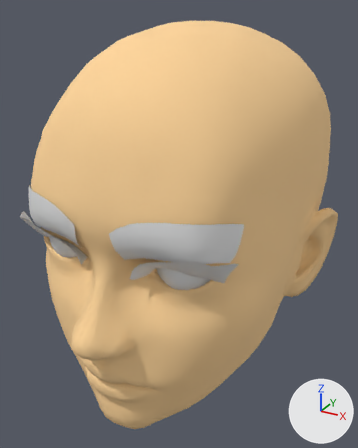
Renders of the glTF model Mesh/Parts/Head/FemaleHumanHead/FemaleHumanHead.glb from each side of a commit.
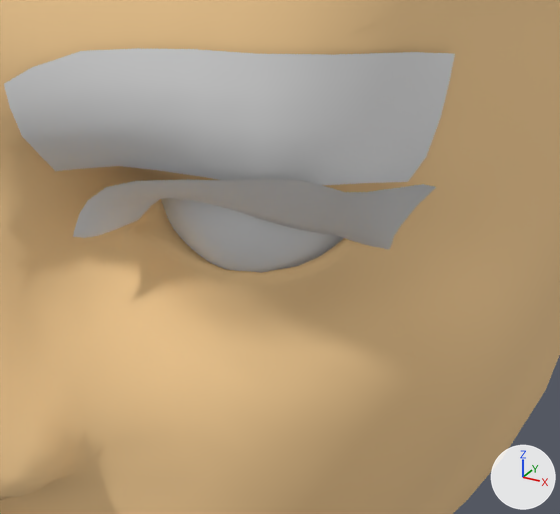
The first picture shows the older version from a 50 mm lens placed at (0.141, -0.288, 0.204), pointed at (-0.002, -0.027, 0.074). The close-ups show the older and then the newer version on the part from 30% to 77% of the width and 46% to 81% of the height of that picture. Only the edits that show in the close-ups are written down. Arrows for +X, +Y and +Z are at lower right; the lights stay in place. Vertices at exactly the same position are counted once.

The scene before the commit, as lines of its bpy script (objects in view):
```python
me_geo_head_sculpting_realistic_sclera_l_001 = bpy.data.meshes.new('GEO-head_sculpting_realistic.sclera.L.001')
me_geo_head_sculpting_realistic_sclera_l_001.from_pydata(...)  # 1092 vertices, 2176 faces; spans x -0.0554..0.0554, y -0.1039..-0.0655, z 0.0635..0.1022
# faces by material slot: [1088, 1088]
me_geo_head_sculpting_realistic_sclera_l_001.materials.append(mat_humaneye)  # white #e7e7e7
me_geo_head_sculpting_realistic_sclera_l_001.materials.append(mat_humaneyeright)  # white #e7e7e7
me_myhumanheadmesh = bpy.data.meshes.new('MyHumanHeadMesh')
me_myhumanheadmesh.from_pydata(...)  # 2807 vertices, 5532 faces; spans x -0.091..0.091, y -0.136..0.091, z -0.036..0.196
me_myhumanheadmesh.materials.append(mat_face)
me_retopoflow_006 = bpy.data.meshes.new('RetopoFlow.006')
me_retopoflow_006.from_pydata(...)  # 528 vertices, 840 faces; spans x -0.0673..0.0673, y -0.1127..-0.0911, z 0.0777..0.0975
me_retopoflow_006.materials.append(mat_eyelashes)
ob_eyelashes = bpy.data.objects.new('Eyelashes', me_retopoflow_006)
ob_eyelashes.location = (0.0, 0.0, 0.0)
ob_eyes = bpy.data.objects.new('Eyes', me_geo_head_sculpting_realistic_sclera_l_001)
ob_eyes.location = (0.0, 0.0, 0.0)
ob_myhumanhead = bpy.data.objects.new('MyHumanHead', me_myhumanheadmesh)
ob_myhumanhead.location = (0.0, 0.0, 0.0)
# also in view: 'EyeBrows' at (0.0, -0.101, 0.102)
```
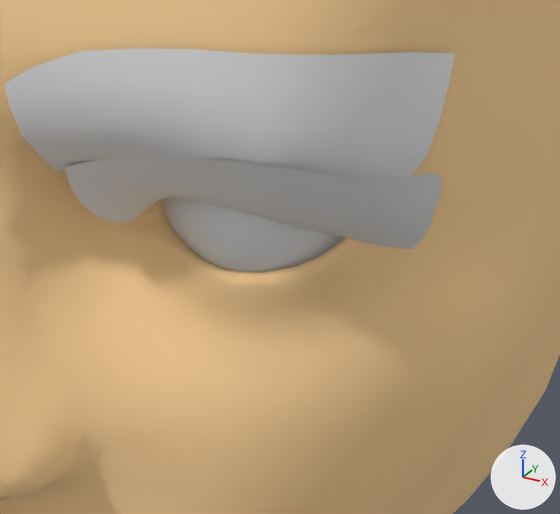
Where the change shows, as pixel boxes (x1, y1, x2, y2) in the close-ups (560 x 514 px):
'Eyelashes', reshaped: before (73, 179, 436, 250); after (64, 157, 442, 249)

What changed in the scene script:
```text
Change me_retopoflow_006:
    used by ob_eyelashes; location = (0.0, 0.0, 0.0)
    remove me_retopoflow_006.from_pydata(...)  # 528 vertices, 840 faces; spans x -0.0673..0.0673, y -0.1127..-0.0911, z 0.0777..0.0975
    add me_retopoflow_006.from_pydata(...)  # 528 vertices, 840 faces; spans x -0.0676..0.0676, y -0.1123..-0.0892, z 0.0772..0.0991
    me_retopoflow_006 part 1: 264 of 528 vertices moved; they spanned x 0.0151..0.0673, y -0.1127..-0.0911, z 0.0777..0.0975 and now span x 0.0156..0.0676, y -0.1123..-0.0892, z 0.0772..0.0991; mean shift (0.0002, -0.0018, 0.0038); largest move (0.0167, -0.1099, 0.0834) -> (0.0259, -0.1121, 0.096)
    other edits to the shape of me_retopoflow_006 do not show in these pictures
```
